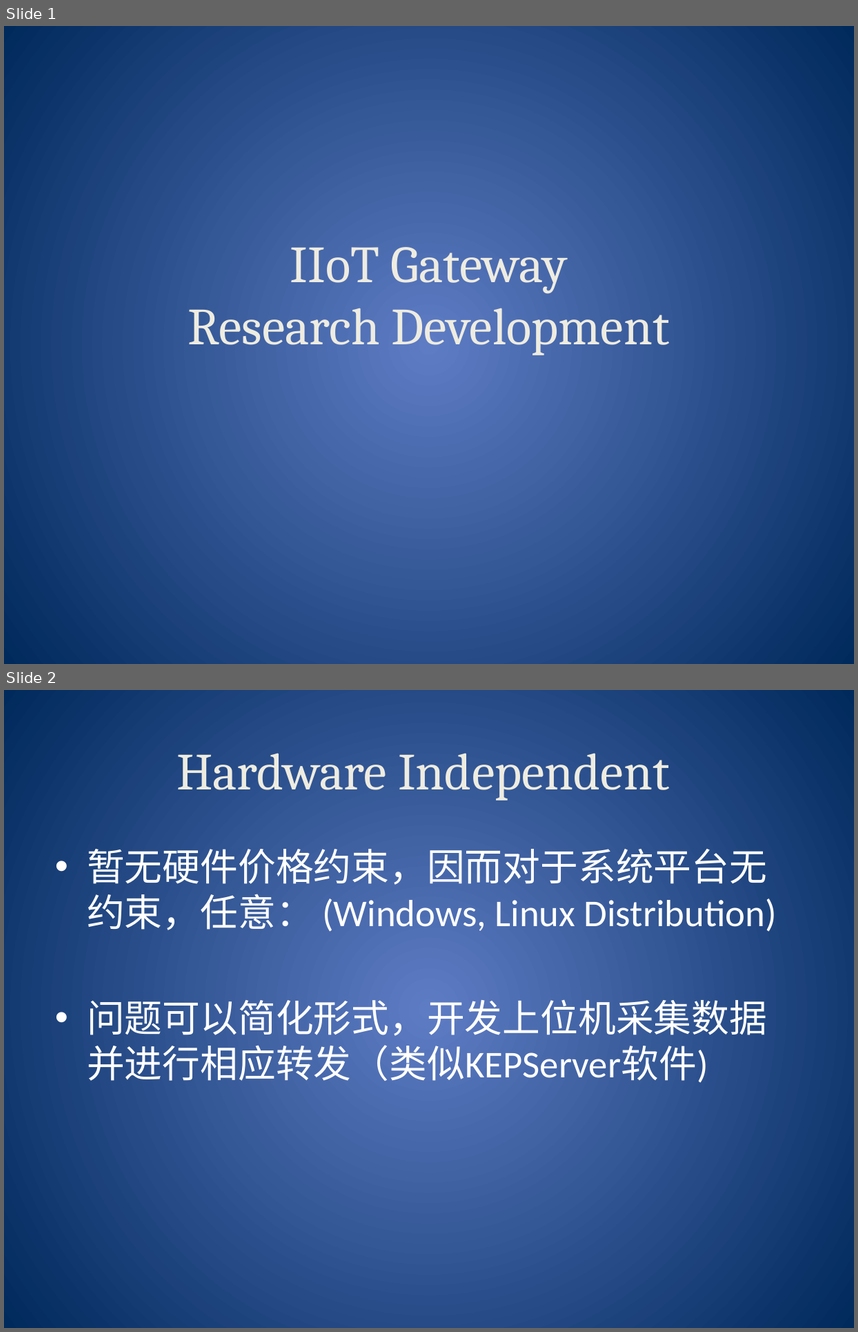
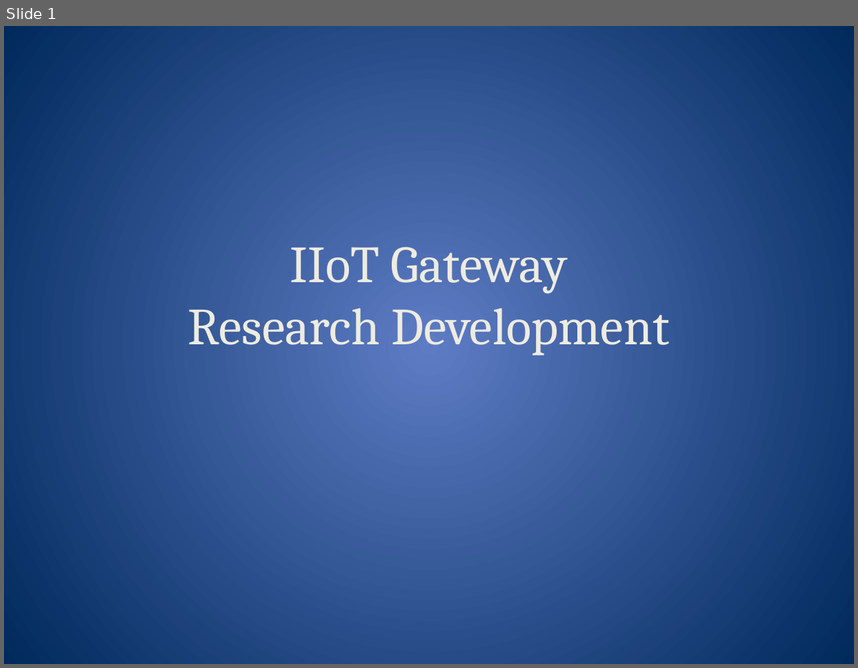
Before and after one commit to mikewomaster/sdSoftware, a slide deck: ppt/gateway_iotBox.pptx. Shown one above the other, each under a label of ours: slides 1 and 2 before the commit, slide 1 after it. The pictures are 858x1332 and 858x668 pixels, drawn with LibreOffice and Linux fonts; fonts in the diff are those of the drawing. Boxes give left, top, right and bottom in pixels: in the first picture for what was removed or moved away, otherwise in the second. Text is boxed around its words. In the diff, an @@ line names an element or a change of style, - is before the commit and + after.

```diff
--- a/ppt/gateway_iotBox.pptx
+++ b/ppt/gateway_iotBox.pptx
@@ slide 2 removed at (4,690,854,1328), background gradient #5E7CC5 to #00295C @@
@@ title removed at (176,753,669,800) @@
-Hardware Independent
@@ text removed at (87,849,777,1087) @@
-• 暂无硬件价格约束，因而对于系统平台无约束，任意： (Windows, Linux Distribution)
-• 问题可以简化形式，开发上位机采集数据并进行相应转发（类似KEPServer软件)
```
Also in this commit, not shown: 9 slides added, 5 other slides removed, 7 other files.
